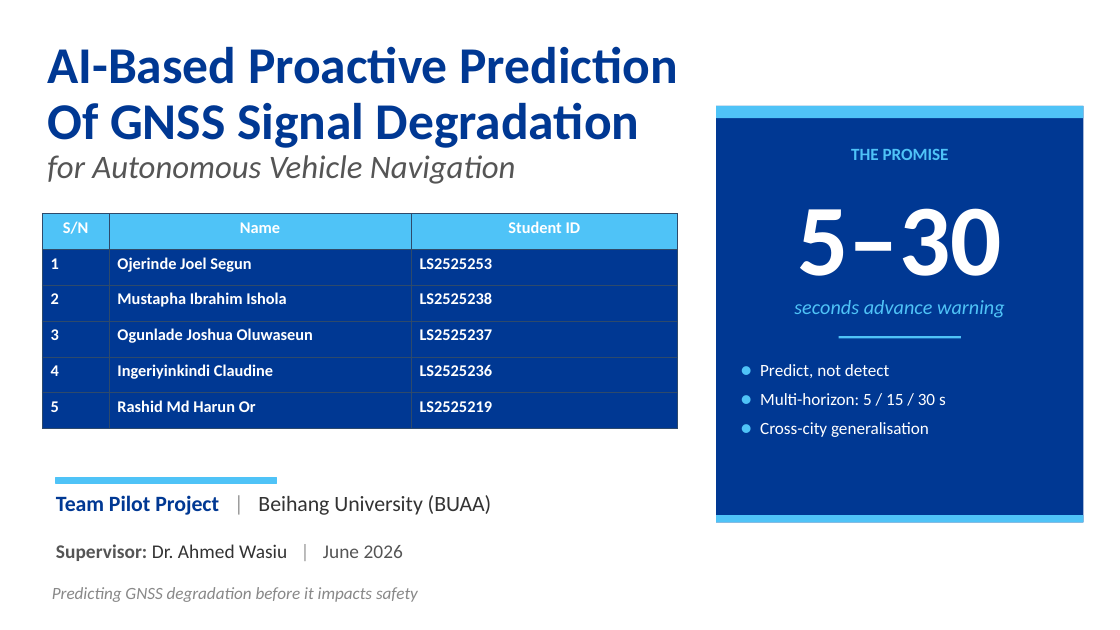
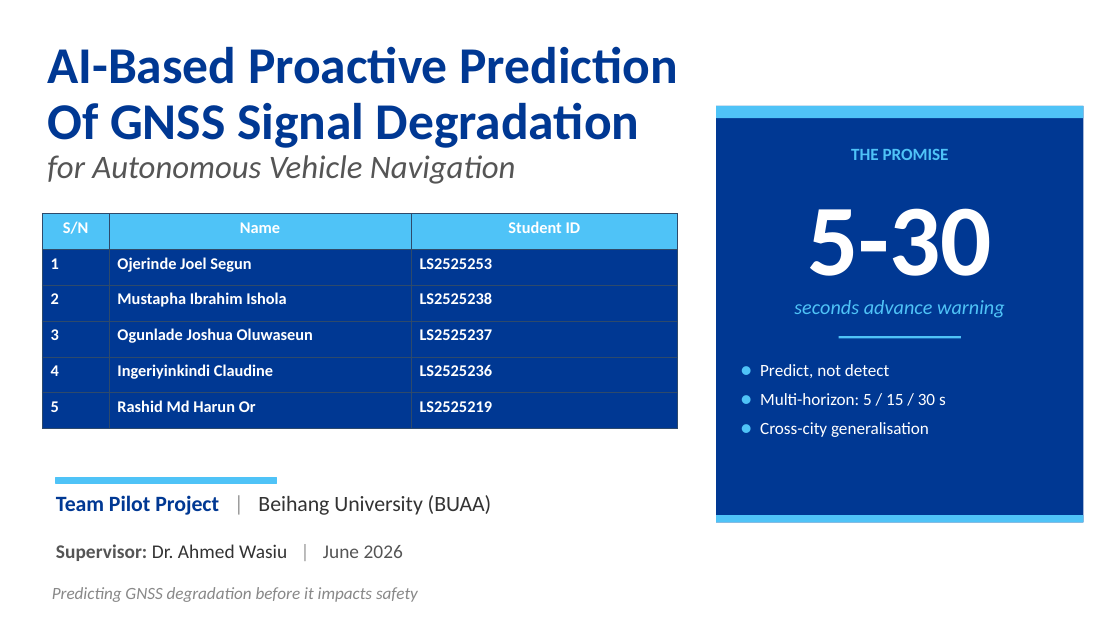
Before and after one commit to Jorshuare/AI-Based-Prediction-for-GNSS-Signal-Degradation, a slide deck: slide 1 of docs/SENTINEL_GNSS_Presentation.pptx. Drawn at 1120x630 pixels with LibreOffice and Linux fonts; fonts in the diff are those of the drawing; background and template pictures are left out. Boxes give left, top, right and bottom in pixels: in the first picture for what was removed or moved away, otherwise in the second. Text is boxed around its words. In the diff, an @@ line names an element or a change of style, - is before the commit and + after.

```diff
--- a/docs/SENTINEL_GNSS_Presentation.pptx
+++ b/docs/SENTINEL_GNSS_Presentation.pptx
@@ text at <box>807,208,992,276</box>: text changed @@
-5–30
+5-30
```
Also in this commit, not shown: 20 other slides changed, 1 slide added, 46 other files.
